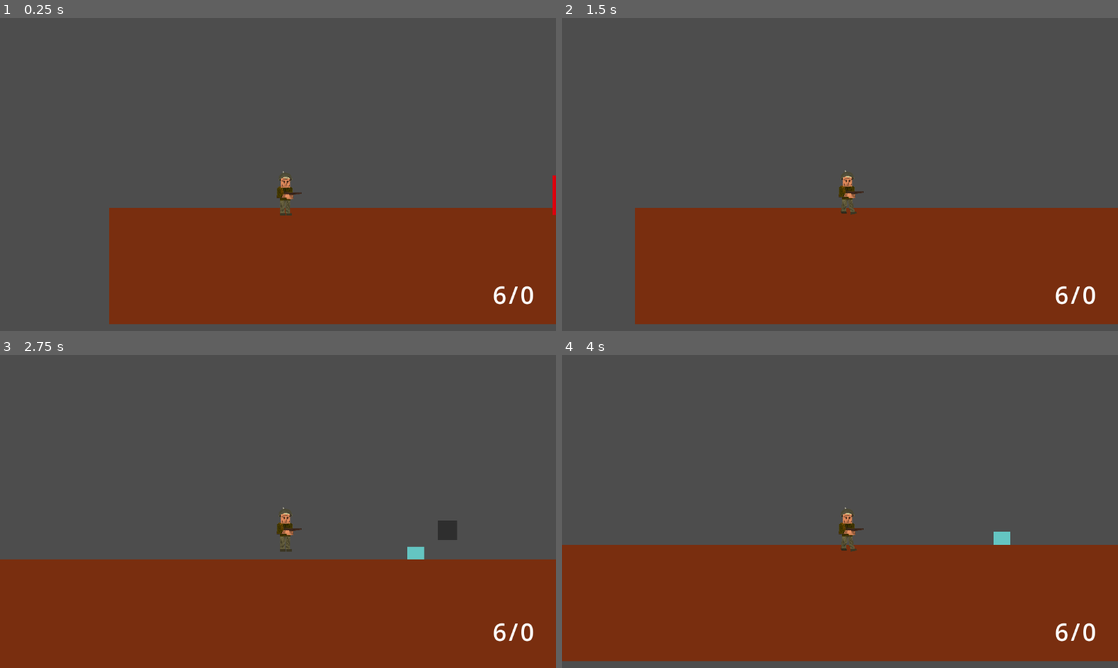
Above: before the commit, frames 1-4 (two rows, left to right).
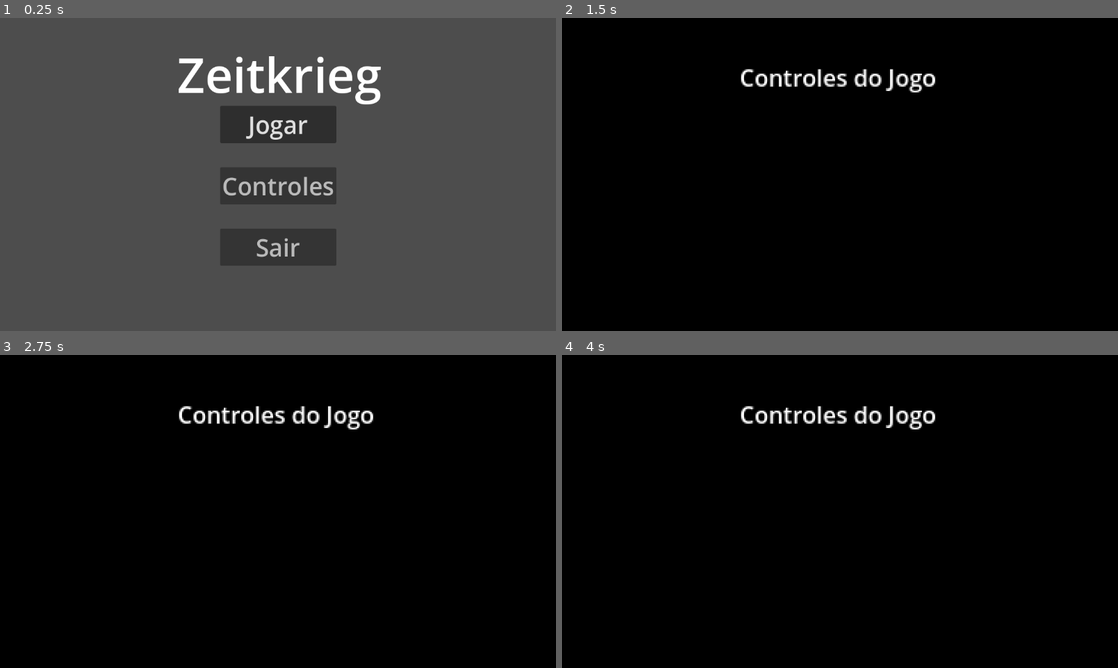
Above: after the commit, the same moments.

Repository: cauaenzo/ZeitKrieg
Game: Godot game, scene res://scenes/menudeentr.tscn
Two runs of this game, one before a commit and one after it. Both use one fixed random seed, a clock stepped at 60 frames per second and the inputs below. Before the commit the project starts from res://scenes/fase_1.tscn.
Inputs (mouse positions are in pixels of both pictures, inside the frame that each line leads up to):
- Up to frame 1 (0.25 s): no input
- Up to frame 2 (1.5 s): click (840, 187) at 0.5 s, where only the run after the commit has a clickable "Controles"; move the mouse to (962, 158) at 1.27 s; hold D (right) from 1.28 s (still down); hold Shift (run) from 1.28 s (still down)
- Up to frame 3 (2.75 s): keep holding D (right); tap Space (jump) at 1.52, 2.27 s; move the mouse to (166, 527) at 2.02 s; release Shift (run) at 2.03 s; tap L (acelerar) at 2.1 s; tap Shift (run) at 2.3 s
- Up to frame 4 (4 s): move the mouse to (895, 442) at 2.77 s; release D (right) at 2.78 s; hold A (left) 2.78-3.53 s; hold Shift (run) 2.78-3.53 s; tap S (agachar) at 2.85 s; move the mouse to (812, 574) at 3.52 s; hold D (right) from 3.53 s (still down); click (812, 574) at 3.6 s; tap Space (jump) at 3.77 s; tap Shift (run) at 3.8 s

The runs differ from the first frame. In frame 1, 36% of the frame differs, in the area x 19-100%, y 12-98%; in frame 2, 100%, in the area x 0-100%, y 0-100%; in frame 3, 100%; in frame 4, 100%.

Commit message:
commit
alts no inimigo com implementacao de sprites

Diff:
--- a/chracter/protagonista.tscn
+++ b/chracter/protagonista.tscn
@@ -190,6 +190,7 @@
 frame_progress = 0.78
 
 [node name="CollisionShape2D" type="CollisionShape2D" parent="."]
+visible = false
 position = Vector2(16, 43)
 shape = SubResource("RectangleShape2D_ds6iv")
 
--- a/chracter/solfrances.tscn
+++ b/chracter/solfrances.tscn
@@ -1,8 +1,502 @@
-[gd_scene load_steps=7 format=3 uid="uid://6ul8jrqi6es"]
+[gd_scene load_steps=81 format=3 uid="uid://6ul8jrqi6es"]
 
 [ext_resource type="Script" path="res://script/solfrances.gd" id="1_e7gpm"]
 [ext_resource type="PackedScene" uid="uid://ckbcn3lsny3ge" path="res://scenes/caixademunicao.tscn" id="2_a7pmy"]
 [ext_resource type="PackedScene" uid="uid://c2w3f1y16jne0" path="res://scenes/tiroinimi.tscn" id="3_ux4nu"]
+[ext_resource type="Texture2D" uid="uid://vjsrvma48cmv" path="res://assets/frances2parado.png" id="4_wrekj"]
+[ext_resource type="Texture2D" uid="uid://co0y61ekney3j" path="res://assets/francesandando2.png" id="5_qvb4s"]
+[ext_resource type="Texture2D" uid="uid://bnu2aat1rqcr0" path="res://assets/frances4parado.png" id="6_34ypv"]
+[ext_resource type="Texture2D" uid="uid://f2cuaf7dw5w2" path="res://assets/francesandando4.png" id="7_ar33c"]
+[ext_resource type="Texture2D" uid="uid://hea7nel51kr2" path="res://assets/frances3parado.png" id="8_2k50r"]
+[ext_resource type="Texture2D" uid="uid://btigysm0k2e12" path="res://assets/francesandando3.png" id="9_cah7g"]
+[ext_resource type="Texture2D" uid="uid://dikhnkh26k47a" path="res://assets/francesparado1.png" id="10_4g04t"]
+[ext_resource type="Texture2D" uid="uid://cxus76uaks2fq" path="res://assets/francesandando1.png" id="11_4magm"]
+
+[sub_resource type="AtlasTexture" id="AtlasTexture_kakvy"]
+atlas = ExtResource("4_wrekj")
+region = Rect2(0, 0, 100, 100)
+
+[sub_resource type="AtlasTexture" id="AtlasTexture_s1aw5"]
+atlas = ExtResource("4_wrekj")
+region = Rect2(100, 0, 100, 100)
+
+[sub_resource type="AtlasTexture" id="AtlasTexture_aohc0"]
+atlas = ExtResource("4_wrekj")
+region = Rect2(200, 0, 100, 100)
+
+[sub_resource type="AtlasTexture" id="AtlasTexture_hsyy4"]
+atlas = ExtResource("4_wrekj")
+region = Rect2(300, 0, 100, 100)
+
+[sub_resource type="AtlasTexture" id="AtlasTexture_huk02"]
+atlas = ExtResource("4_wrekj")
+region = Rect2(400, 0, 100, 100)
+
+[sub_resource type="AtlasTexture" id="AtlasTexture_2eph0"]
+atlas = ExtResource("4_wrekj")
+region = Rect2(500, 0, 100, 100)
+
+[sub_resource type="AtlasTexture" id="AtlasTexture_fxv47"]
+atlas = ExtResource("5_qvb4s")
+region = Rect2(0, 0, 100, 100)
+
+[sub_resource type="AtlasTexture" id="AtlasTexture_kfglt"]
+atlas = ExtResource("5_qvb4s")
+region = Rect2(100, 0, 100, 100)
+
+[sub_resource type="AtlasTexture" id="AtlasTexture_ovafc"]
+atlas = ExtResource("5_qvb4s")
+region = Rect2(200, 0, 100, 100)
+
+[sub_resource type="AtlasTexture" id="AtlasTexture_1kpkm"]
+atlas = ExtResource("5_qvb4s")
+region = Rect2(300, 0, 100, 100)
+
+[sub_resource type="AtlasTexture" id="AtlasTexture_ejqbp"]
+atlas = ExtResource("5_qvb4s")
+region = Rect2(400, 0, 100, 100)
+
+[sub_resource type="AtlasTexture" id="AtlasTexture_avth6"]
+atlas = ExtResource("5_qvb4s")
+region = Rect2(500, 0, 100, 100)
+
+[sub_resource type="AtlasTexture" id="AtlasTexture_7pou5"]
+atlas = ExtResource("5_qvb4s")
+region = Rect2(600, 0, 100, 100)
+
+[sub_resource type="AtlasTexture" id="AtlasTexture_vb827"]
+atlas = ExtResource("5_qvb4s")
+region = Rect2(700, 0, 100, 100)
+
+[sub_resource type="AtlasTexture" id="AtlasTexture_jiqde"]
+atlas = ExtResource("5_qvb4s")
+region = Rect2(800, 0, 100, 100)
+
+[sub_resource type="SpriteFrames" id="SpriteFrames_pjdyw"]
+animations = [{
+"frames": [{
+"duration": 1.0,
+"texture": SubResource("AtlasTexture_kakvy")
+}, {
+"duration": 1.0,
+"texture": SubResource("AtlasTexture_s1aw5")
+}, {
+"duration": 1.0,
+"texture": SubResource("AtlasTexture_aohc0")
+}, {
+"duration": 1.0,
+"texture": SubResource("AtlasTexture_hsyy4")
+}, {
+"duration": 1.0,
+"texture": SubResource("AtlasTexture_huk02")
+}, {
+"duration": 1.0,
+"texture": SubResource("AtlasTexture_2eph0")
+}],
+"loop": true,
+"name": &"idle",
+"speed": 5.0
+}, {
+"frames": [{
+"duration": 1.0,
+"texture": SubResource("AtlasTexture_fxv47")
+}, {
+"duration": 1.0,
+"texture": SubResource("AtlasTexture_kfglt")
+}, {
+"duration": 1.0,
+"texture": SubResource("AtlasTexture_ovafc")
+}, {
+"duration": 1.0,
+"texture": SubResource("AtlasTexture_1kpkm")
+}, {
+"duration": 1.0,
+"texture": SubResource("AtlasTexture_ejqbp")
+}, {
+"duration": 1.0,
+"texture": SubResource("AtlasTexture_avth6")
+}, {
+"duration": 1.0,
+"texture": SubResource("AtlasTexture_7pou5")
+}, {
+"duration": 1.0,
+"texture": SubResource("AtlasTexture_vb827")
+}, {
+"duration": 1.0,
+"texture": SubResource("AtlasTexture_jiqde")
+}],
+"loop": true,
+"name": &"walk",
+"speed": 5.0
+}]
+
+[sub_resource type="AtlasTexture" id="AtlasTexture_au676"]
+atlas = ExtResource("6_34ypv")
+region = Rect2(0, 0, 100, 100)
+
+[sub_resource type="AtlasTexture" id="AtlasTexture_rs2fk"]
+atlas = ExtResource("6_34ypv")
+region = Rect2(100, 0, 100, 100)
+
+[sub_resource type="AtlasTexture" id="AtlasTexture_bjgfu"]
+atlas = ExtResource("6_34ypv")
+region = Rect2(200, 0, 100, 100)
+
+[sub_resource type="AtlasTexture" id="AtlasTexture_xx3qe"]
+atlas = ExtResource("6_34ypv")
+region = Rect2(300, 0, 100, 100)
+
+[sub_resource type="AtlasTexture" id="AtlasTexture_i3kf0"]
+atlas = ExtResource("6_34ypv")
+region = Rect2(400, 0, 100, 100)
+
+[sub_resource type="AtlasTexture" id="AtlasTexture_ycj5t"]
+atlas = ExtResource("6_34ypv")
+region = Rect2(500, 0, 100, 100)
+
+[sub_resource type="AtlasTexture" id="AtlasTexture_8yie0"]
+atlas = ExtResource("7_ar33c")
+region = Rect2(0, 0, 100, 100)
+
+[sub_resource type="AtlasTexture" id="AtlasTexture_pg685"]
+atlas = ExtResource("7_ar33c")
+region = Rect2(100, 0, 100, 100)
+
+[sub_resource type="AtlasTexture" id="AtlasTexture_ilycj"]
+atlas = ExtResource("7_ar33c")
+region = Rect2(200, 0, 100, 100)
+
+[sub_resource type="AtlasTexture" id="AtlasTexture_txvab"]
+atlas = ExtResource("7_ar33c")
+region = Rect2(300, 0, 100, 100)
+
+[sub_resource type="AtlasTexture" id="AtlasTexture_vxilg"]
+atlas = ExtResource("7_ar33c")
+region = Rect2(400, 0, 100, 100)
+
+[sub_resource type="AtlasTexture" id="AtlasTexture_3a3tv"]
+atlas = ExtResource("7_ar33c")
+region = Rect2(500, 0, 100, 100)
+
+[sub_resource type="AtlasTexture" id="AtlasTexture_a030c"]
+atlas = ExtResource("7_ar33c")
+region = Rect2(600, 0, 100, 100)
+
+[sub_resource type="AtlasTexture" id="AtlasTexture_xlmyb"]
+atlas = ExtResource("7_ar33c")
+region = Rect2(700, 0, 100, 100)
+
+[sub_resource type="AtlasTexture" id="AtlasTexture_bo81w"]
+atlas = ExtResource("7_ar33c")
+region = Rect2(800, 0, 100, 100)
+
+[sub_resource type="SpriteFrames" id="SpriteFrames_3ltbr"]
+animations = [{
+"frames": [{
+"duration": 1.0,
+"texture": SubResource("AtlasTexture_au676")
+}, {
+"duration": 1.0,
+"texture": SubResource("AtlasTexture_rs2fk")
+}, {
+"duration": 1.0,
+"texture": SubResource("AtlasTexture_bjgfu")
+}, {
+"duration": 1.0,
+"texture": SubResource("AtlasTexture_xx3qe")
+}, {
+"duration": 1.0,
+"texture": SubResource("AtlasTexture_i3kf0")
+}, {
+"duration": 1.0,
+"texture": SubResource("AtlasTexture_ycj5t")
+}],
+"loop": true,
+"name": &"idle",
+"speed": 5.0
+}, {
+"frames": [{
+"duration": 1.0,
+"texture": SubResource("AtlasTexture_8yie0")
+}, {
+"duration": 1.0,
+"texture": SubResource("AtlasTexture_pg685")
+}, {
+"duration": 1.0,
+"texture": SubResource("AtlasTexture_ilycj")
+}, {
+"duration": 1.0,
+"texture": SubResource("AtlasTexture_txvab")
+}, {
+"duration": 1.0,
+"texture": SubResource("AtlasTexture_vxilg")
+}, {
+"duration": 1.0,
+"texture": SubResource("AtlasTexture_3a3tv")
+}, {
+"duration": 1.0,
+"texture": SubResource("AtlasTexture_a030c")
+}, {
+"duration": 1.0,
+"texture": SubResource("AtlasTexture_xlmyb")
+}, {
+"duration": 1.0,
+"texture": SubResource("AtlasTexture_bo81w")
+}],
+"loop": true,
+"name": &"walk",
+"speed": 5.0
+}]
+
+[sub_resource type="AtlasTexture" id="AtlasTexture_vd8y5"]
+atlas = ExtResource("8_2k50r")
+region = Rect2(0, 0, 100, 100)
+
+[sub_resource type="AtlasTexture" id="AtlasTexture_gsoan"]
+atlas = ExtResource("8_2k50r")
+region = Rect2(100, 0, 100, 100)
+
+[sub_resource type="AtlasTexture" id="AtlasTexture_t5xf3"]
+atlas = ExtResource("8_2k50r")
+region = Rect2(200, 0, 100, 100)
+
+[sub_resource type="AtlasTexture" id="AtlasTexture_gin87"]
+atlas = ExtResource("8_2k50r")
+region = Rect2(300, 0, 100, 100)
+
+[sub_resource type="AtlasTexture" id="AtlasTexture_n8kiy"]
+atlas = ExtResource("8_2k50r")
+region = Rect2(400, 0, 100, 100)
+
+[sub_resource type="AtlasTexture" id="AtlasTexture_th42x"]
+atlas = ExtResource("8_2k50r")
+region = Rect2(500, 0, 100, 100)
+
+[sub_resource type="AtlasTexture" id="AtlasTexture_5xpmc"]
+atlas = ExtResource("9_cah7g")
+region = Rect2(0, 0, 100, 100)
+
+[sub_resource type="AtlasTexture" id="AtlasTexture_aemgm"]
+atlas = ExtResource("9_cah7g")
+region = Rect2(100, 0, 100, 100)
+
+[sub_resource type="AtlasTexture" id="AtlasTexture_l5ixk"]
+atlas = ExtResource("9_cah7g")
+region = Rect2(200, 0, 100, 100)
+
+[sub_resource type="AtlasTexture" id="AtlasTexture_l3tr7"]
+atlas = ExtResource("9_cah7g")
+region = Rect2(300, 0, 100, 100)
+
+[sub_resource type="AtlasTexture" id="AtlasTexture_t4wwl"]
+atlas = ExtResource("9_cah7g")
+region = Rect2(400, 0, 100, 100)
+
+[sub_resource type="AtlasTexture" id="AtlasTexture_k64iu"]
+atlas = ExtResource("9_cah7g")
+region = Rect2(500, 0, 100, 100)
+
+[sub_resource type="AtlasTexture" id="AtlasTexture_dihp8"]
+atlas = ExtResource("9_cah7g")
+region = Rect2(600, 0, 100, 100)
+
+[sub_resource type="AtlasTexture" id="AtlasTexture_sxb4v"]
+atlas = ExtResource("9_cah7g")
+region = Rect2(700, 0, 100, 100)
+
+[sub_resource type="AtlasTexture" id="AtlasTexture_i0y6w"]
+atlas = ExtResource("9_cah7g")
+region = Rect2(800, 0, 100, 100)
+
+[sub_resource type="SpriteFrames" id="SpriteFrames_a6gj8"]
+animations = [{
+"frames": [{
+"duration": 1.0,
+"texture": SubResource("AtlasTexture_vd8y5")
+}, {
+"duration": 1.0,
+"texture": SubResource("AtlasTexture_gsoan")
+}, {
+"duration": 1.0,
+"texture": SubResource("AtlasTexture_t5xf3")
+}, {
+"duration": 1.0,
+"texture": SubResource("AtlasTexture_gin87")
+}, {
+"duration": 1.0,
+"texture": SubResource("AtlasTexture_n8kiy")
+}, {
+"duration": 1.0,
+"texture": SubResource("AtlasTexture_th42x")
+}],
+"loop": true,
+"name": &"idle",
+"speed": 5.0
+}, {
+"frames": [{
+"duration": 1.0,
+"texture": SubResource("AtlasTexture_5xpmc")
+}, {
+"duration": 1.0,
+"texture": SubResource("AtlasTexture_aemgm")
+}, {
+"duration": 1.0,
+"texture": SubResource("AtlasTexture_l5ixk")
+}, {
+"duration": 1.0,
+"texture": SubResource("AtlasTexture_l3tr7")
+}, {
+"duration": 1.0,
+"texture": SubResource("AtlasTexture_t4wwl")
+}, {
+"duration": 1.0,
+"texture": SubResource("AtlasTexture_k64iu")
+}, {
+"duration": 1.0,
+"texture": SubResource("AtlasTexture_dihp8")
+}, {
+"duration": 1.0,
+"texture": SubResource("AtlasTexture_sxb4v")
+}, {
+"duration": 1.0,
+"texture": SubResource("AtlasTexture_i0y6w")
+}],
+"loop": true,
+"name": &"walk",
+"speed": 5.0
+}]
+
+[sub_resource type="AtlasTexture" id="AtlasTexture_flavd"]
+atlas = ExtResource("10_4g04t")
+region = Rect2(0, 0, 100, 100)
+
+[sub_resource type="AtlasTexture" id="AtlasTexture_a6poy"]
+atlas = ExtResource("10_4g04t")
+region = Rect2(100, 0, 100, 100)
+
+[sub_resource type="AtlasTexture" id="AtlasTexture_7t8ka"]
+atlas = ExtResource("10_4g04t")
+region = Rect2(200, 0, 100, 100)
+
+[sub_resource type="AtlasTexture" id="AtlasTexture_nw4pj"]
+atlas = ExtResource("10_4g04t")
+region = Rect2(300, 0, 100, 100)
+
+[sub_resource type="AtlasTexture" id="AtlasTexture_0g4ow"]
+atlas = ExtResource("10_4g04t")
+region = Rect2(400, 0, 100, 100)
+
+[sub_resource type="AtlasTexture" id="AtlasTexture_gdbmn"]
+atlas = ExtResource("10_4g04t")
+region = Rect2(500, 0, 100, 100)
+
+[sub_resource type="AtlasTexture" id="AtlasTexture_w34fj"]
+atlas = ExtResource("10_4g04t")
+region = Rect2(600, 0, 100, 100)
+
+[sub_resource type="AtlasTexture" id="AtlasTexture_alvxl"]
+atlas = ExtResource("10_4g04t")
+region = Rect2(700, 0, 100, 100)
+
+[sub_resource type="AtlasTexture" id="AtlasTexture_rwklv"]
+atlas = ExtResource("11_4magm")
+region = Rect2(0, 0, 100, 100)
+
+[sub_resource type="AtlasTexture" id="AtlasTexture_1phyg"]
+atlas = ExtResource("11_4magm")
+region = Rect2(100, 0, 100, 100)
+
+[sub_resource type="AtlasTexture" id="AtlasTexture_ckgd4"]
+atlas = ExtResource("11_4magm")
+region = Rect2(200, 0, 100, 100)
+
+[sub_resource type="AtlasTexture" id="AtlasTexture_irrvh"]
+atlas = ExtResource("11_4magm")
+region = Rect2(300, 0, 100, 100)
+
+[sub_resource type="AtlasTexture" id="AtlasTexture_hdld4"]
+atlas = ExtResource("11_4magm")
+region = Rect2(400, 0, 100, 100)
+
+[sub_resource type="AtlasTexture" id="AtlasTexture_q82ad"]
+atlas = ExtResource("11_4magm")
+region = Rect2(500, 0, 100, 100)
+
+[sub_resource type="AtlasTexture" id="AtlasTexture_4dgey"]
+atlas = ExtResource("11_4magm")
+region = Rect2(600, 0, 100, 100)
+
+[sub_resource type="AtlasTexture" id="AtlasTexture_ddpb3"]
+atlas = ExtResource("11_4magm")
+region = Rect2(700, 0, 100, 100)
+
+[sub_resource type="AtlasTexture" id="AtlasTexture_guxl6"]
+atlas = ExtResource("11_4magm")
+region = Rect2(800, 0, 100, 100)
+
+[sub_resource type="SpriteFrames" id="SpriteFrames_7c2pm"]
+animations = [{
+"frames": [{
+"duration": 1.0,
+"texture": SubResource("AtlasTexture_flavd")
+}, {
+"duration": 1.0,
+"texture": SubResource("AtlasTexture_a6poy")
+}, {
+"duration": 1.0,
+"texture": SubResource("AtlasTexture_7t8ka")
+}, {
+"duration": 1.0,
+"texture": SubResource("AtlasTexture_nw4pj")
+}, {
+"duration": 1.0,
+"texture": SubResource("AtlasTexture_0g4ow")
+}, {
+"duration": 1.0,
+"texture": SubResource("AtlasTexture_gdbmn")
+}, {
+"duration": 1.0,
+"texture": SubResource("AtlasTexture_w34fj")
+}, {
+"duration": 1.0,
+"texture": SubResource("AtlasTexture_alvxl")
+}],
+"loop": true,
+"name": &"idle",
+"speed": 5.0
+}, {
+"frames": [{
+"duration": 1.0,
+"texture": SubResource("AtlasTexture_rwklv")
+}, {
+"duration": 1.0,
+"texture": SubResource("AtlasTexture_1phyg")
+}, {
+"duration": 1.0,
+"texture": SubResource("AtlasTexture_ckgd4")
+}, {
+"duration": 1.0,
+"texture": SubResource("AtlasTexture_irrvh")
+}, {
+"duration": 1.0,
+"texture": SubResource("AtlasTexture_hdld4")
+}, {
+"duration": 1.0,
+"texture": SubResource("AtlasTexture_q82ad")
+}, {
+"duration": 1.0,
+"texture": SubResource("AtlasTexture_4dgey")
+}, {
+"duration": 1.0,
+"texture": SubResource("AtlasTexture_ddpb3")
+}, {
+"duration": 1.0,
+"texture": SubResource("AtlasTexture_guxl6")
+}],
+"loop": true,
+"name": &"walk",
+"speed": 5.0
+}]
 
 [sub_resource type="RectangleShape2D" id="RectangleShape2D_qpmsw"]
 size = Vector2(33, 80.5)
@@ -18,12 +512,42 @@
 caixmunic = ExtResource("2_a7pmy")
 atirar = ExtResource("3_ux4nu")
 
-[node name="ColorRect" type="ColorRect" parent="."]
-offset_right = 64.0
-offset_bottom = 147.0
-scale = Vector2(0.51454, 0.553632)
-color = Color(0.862761, 0, 0.0518426, 1)
-metadata/_edit_use_anchors_ = true
+[node name="spritefrances1" type="AnimatedSprite2D" parent="."]
+visible = false
+texture_filter = 1
+position = Vector2(15, 36)
+sprite_frames = SubResource("SpriteFrames_pjdyw")
+animation = &"walk"
+autoplay = "idle"
+frame_progress = 0.70062
+flip_h = true
+
+[node name="spritefrances2" type="AnimatedSprite2D" parent="."]
+visible = false
+texture_filter = 1
+position = Vector2(15, 36)
+sprite_frames = SubResource("SpriteFrames_3ltbr")
+animation = &"idle"
+autoplay = "idle"
+flip_h = true
+
+[node name="spritefrances3" type="AnimatedSprite2D" parent="."]
+visible = false
+texture_filter = 1
+position = Vector2(15, 36)
+sprite_frames = SubResource("SpriteFrames_a6gj8")
+animation = &"walk"
+autoplay = "idle"
+flip_h = true
+
+[node name="spritefrances4" type="AnimatedSprite2D" parent="."]
+visible = false
+texture_filter = 1
+position = Vector2(15, 36)
+sprite_frames = SubResource("SpriteFrames_7c2pm")
+animation = &"walk"
+autoplay = "idle"
+flip_h = true
 
 [node name="CollisionShape2D" type="CollisionShape2D" parent="."]
 position = Vector2(16.5, 40.75)
--- /dev/null
+++ b/control_2.gd
@@ -0,0 +1,12 @@
+extends Control
+
+
+
+func _ready() -> void:
+	pass
+
+
+
+
+func _on_butao_retornar_pressed() -> void:
+	get_tree()
--- a/project.godot
+++ b/project.godot
@@ -11,7 +11,7 @@
 [application]
 
 config/name="Zeitkrieg"
-run/main_scene="res://scenes/fase_1.tscn"
+run/main_scene="res://scenes/menudeentr.tscn"
 config/features=PackedStringArray("4.3", "Forward Plus")
 config/icon="res://assets/Cape.png"
 
--- /dev/null
+++ b/scenes/controlesdojogo.tscn
@@ -0,0 +1,28 @@
+[gd_scene load_steps=2 format=3 uid="uid://dihyojqyk0gjv"]
+
+[ext_resource type="Script" path="res://control_2.gd" id="1_ghlbh"]
+
+[node name="controlesdojogo" type="Control"]
+layout_mode = 3
+anchors_preset = 15
+anchor_right = 1.0
+anchor_bottom = 1.0
+grow_horizontal = 2
+grow_vertical = 2
+script = ExtResource("1_ghlbh")
+
+[node name="ColorRect" type="ColorRect" parent="."]
+layout_mode = 0
+offset_right = 1152.0
+offset_bottom = 648.0
+color = Color(0, 0, 0, 1)
+
+[node name="controles" type="Label" parent="."]
+texture_filter = 1
+layout_mode = 0
+offset_left = 368.0
+offset_top = 88.0
+offset_right = 504.0
+offset_bottom = 111.0
+scale = Vector2(3, 3)
+text = "Controles do Jogo"
--- a/scenes/fase_1.tscn
+++ b/scenes/fase_1.tscn
@@ -33,6 +33,12 @@
 [node name="solfrances" parent="." instance=ExtResource("2_ipkxi")]
 position = Vector2(865, 405)
 
+[node name="solfrances2" parent="." instance=ExtResource("2_ipkxi")]
+position = Vector2(1001, 400)
+
+[node name="solfrances4" parent="." instance=ExtResource("2_ipkxi")]
+position = Vector2(725, 390)
+
 [node name="solfrances3" parent="." instance=ExtResource("2_ipkxi")]
 position = Vector2(1811, 404)
 
--- /dev/null
+++ b/scenes/menudeentr.tscn
@@ -0,0 +1,109 @@
+[gd_scene load_steps=6 format=3 uid="uid://coftt7amktf3i"]
+
+[ext_resource type="Script" path="res://script/menudeentrar.gd" id="1_ma14x"]
+
+[sub_resource type="Animation" id="Animation_ebrr7"]
+resource_name = "butinienc"
+
+[sub_resource type="Animation" id="Animation_wx126"]
+length = 0.001
+tracks/0/type = "value"
+tracks/0/imported = false
+tracks/0/enabled = true
+tracks/0/path = NodePath("VBoxContainer/ButaoInicio:modulate")
+tracks/0/interp = 1
+tracks/0/loop_wrap = true
+tracks/0/keys = {
+"times": PackedFloat32Array(0),
+"transitions": PackedFloat32Array(1),
+"update": 0,
+"values": [Color(1, 1, 1, 1)]
+}
+
+[sub_resource type="Animation" id="Animation_lfrxu"]
+resource_name = "butinisai"
+tracks/0/type = "value"
+tracks/0/imported = false
+tracks/0/enabled = true
+tracks/0/path = NodePath("VBoxContainer/ButaoInicio:modulate")
+tracks/0/interp = 1
+tracks/0/loop_wrap = true
+tracks/0/keys = {
+"times": PackedFloat32Array(0, 0.5),
+"transitions": PackedFloat32Array(1, 1),
+"update": 0,
+"values": [Color(1, 1, 1, 1), Color(1, 1, 1, 0.784314)]
+}
+
+[sub_resource type="AnimationLibrary" id="AnimationLibrary_ydoek"]
+_data = {
+"RESET": SubResource("Animation_wx126"),
+"butinienc": SubResource("Animation_ebrr7"),
+"butinisai": SubResource("Animation_lfrxu")
+}
+
+[node name="menudeentr" type="Control"]
+layout_mode = 3
+anchors_preset = 15
+anchor_right = 1.0
+anchor_bottom = 1.0
+grow_horizontal = 2
+grow_vertical = 2
+script = ExtResource("1_ma14x")
+
+[node name="VBoxContainer" type="VBoxContainer" parent="."]
+layout_mode = 1
+anchors_preset = 8
+anchor_left = 0.5
+anchor_top = 0.5
+anchor_right = 0.5
+anchor_bottom = 0.5
+offset_left = -99.0
+offset_top = -79.0
+offset_right = 100.0
+offset_bottom = 125.0
+grow_horizontal = 2
+grow_vertical = 2
+theme_override_constants/separation = 50
+alignment = 1
+
+[node name="ButaoInicio" type="Button" parent="VBoxContainer"]
+layout_mode = 2
+theme_override_font_sizes/font_size = 50
+text = "Jogar"
+
+[node name="ButaoControles" type="Button" parent="VBoxContainer"]
+modulate = Color(1, 1, 1, 0.784314)
+layout_mode = 2
+theme_override_font_sizes/font_size = 50
+text = "Controles"
+
+[node name="ButaoSair" type="Button" parent="VBoxContainer"]
+modulate = Color(1, 1, 1, 0.784314)
+layout_mode = 2
+theme_override_font_sizes/font_size = 50
+text = "Sair"
+
+[node name="Label" type="Label" parent="."]
+layout_mode = 0
+offset_left = 367.0
+offset_top = 48.0
+offset_right = 791.0
+offset_bottom = 185.0
+theme_override_font_sizes/font_size = 100
+text = "Zeitkrieg"
+
+[node name="AnimationPlayer" type="AnimationPlayer" parent="."]
+libraries = {
+"": SubResource("AnimationLibrary_ydoek")
+}
+
+[connection signal="mouse_entered" from="VBoxContainer/ButaoInicio" to="." method="_on_butao_inicio_mouse_entered"]
+[connection signal="mouse_exited" from="VBoxContainer/ButaoInicio" to="." method="_on_butao_inicio_mouse_exited"]
+[connection signal="pressed" from="VBoxContainer/ButaoInicio" to="." method="_on_butao_inicio_pressed"]
+[connection signal="mouse_entered" from="VBoxContainer/ButaoControles" to="." method="_on_butao_controles_mouse_entered"]
+[connection signal="mouse_exited" from="VBoxContainer/ButaoControles" to="." method="_on_butao_controles_mouse_exited"]
+[connection signal="pressed" from="VBoxContainer/ButaoControles" to="." method="_on_butao_controles_pressed"]
+[connection signal="mouse_entered" from="VBoxContainer/ButaoSair" to="." method="_on_butao_sair_mouse_entered"]
+[connection signal="mouse_exited" from="VBoxContainer/ButaoSair" to="." method="_on_butao_sair_mouse_exited"]
+[connection signal="pressed" from="VBoxContainer/ButaoSair" to="." method="_on_butao_sair_pressed"]
--- /dev/null
+++ b/script/menudeentrar.gd
@@ -0,0 +1,44 @@
+extends Control
+
+
+
+func _ready() -> void:
+	pass
+
+
+
+func _on_butao_inicio_pressed() -> void:
+	get_tree().change_scene_to_file("res://scenes/fase_1.tscn")
+
+func _on_butao_sair_pressed() -> void:
+	get_tree().quit()
+
+
+func _on_butao_controles_pressed() -> void:
+	get_tree().change_scene_to_file("res://scenes/controlesdojogo.tscn")
+
+# mouse entrar
+
+func _on_butao_inicio_mouse_entered() -> void:
+	$AnimationPlayer.play("butinienc")
+
+
+func _on_butao_controles_mouse_entered() -> void:
+	pass # Replace with function body.
+
+
+func _on_butao_sair_mouse_entered() -> void:
+	pass # Replace with function body.
+
+# mouse sair
+
+func _on_butao_inicio_mouse_exited() -> void:
+	$AnimationPlayer.play("butinisai")
+
+
+func _on_butao_controles_mouse_exited() -> void:
+	pass # Replace with function body.
+
+
+func _on_butao_sair_mouse_exited() -> void:
+	pass # Replace with function body.
--- a/script/solfrances.gd
+++ b/script/solfrances.gd
@@ -12,16 +12,29 @@
 var primeirotiro = 1
 var direction = 1
 
+var numero = randi() % 4 + 1
+var nome_sprite = "spritefrances" + str(numero)
+@onready var inimigo = get_node(nome_sprite)
+
 func _ready() -> void:
-	$temptiro.stop()
+	#$temptiro.stop()
+	#var numero = randi() % 4 + 1
+	#inimigo = "$spritefrances" + str(numero)
+	print(nome_sprite)
+	inimigo.visible = true
+	pass
 
 func _physics_process(delta: float) -> void:
 	if direction == 1 and primeirotiro == 1:
 		position.x += speed * delta
 		$detector/CollisionShape2D.position.x = 100
+		inimigo.play("walk")
+		inimigo.flip_h = false
 	else:
 		position.x -= speed * delta
 		$detector/CollisionShape2D.position.x = -100
+		inimigo.play("walk")
+		inimigo.flip_h = true
 
 	if not is_on_floor():
 		velocity += get_gravity() * delta
